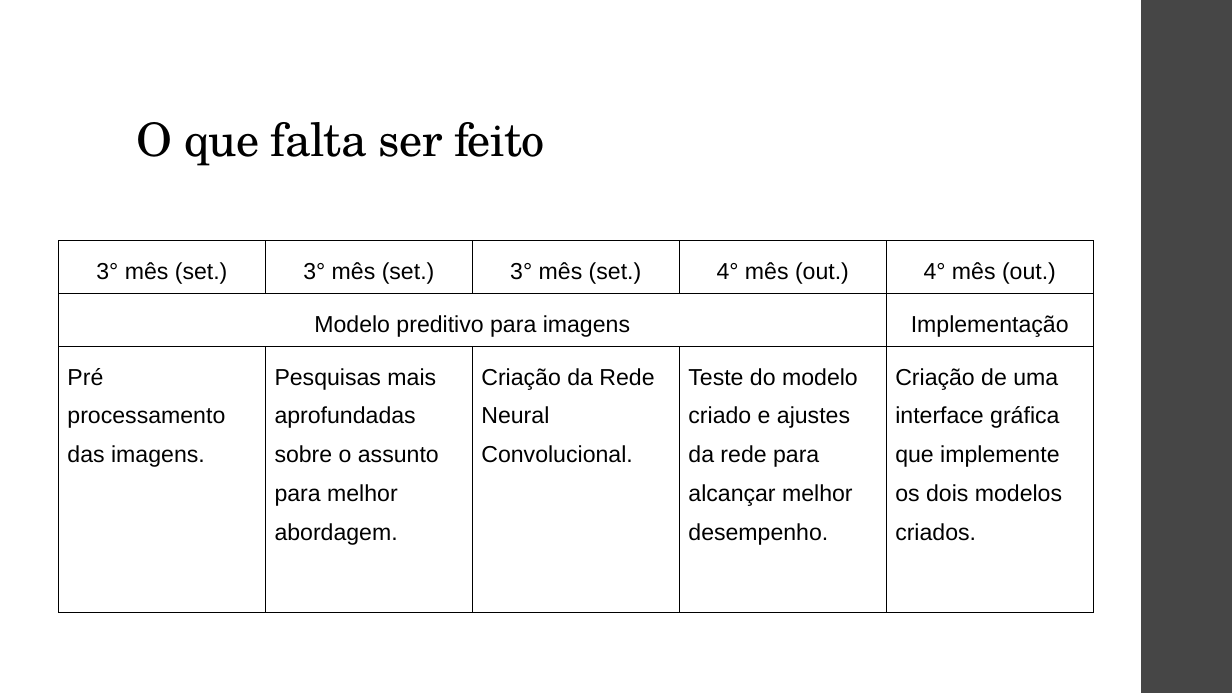
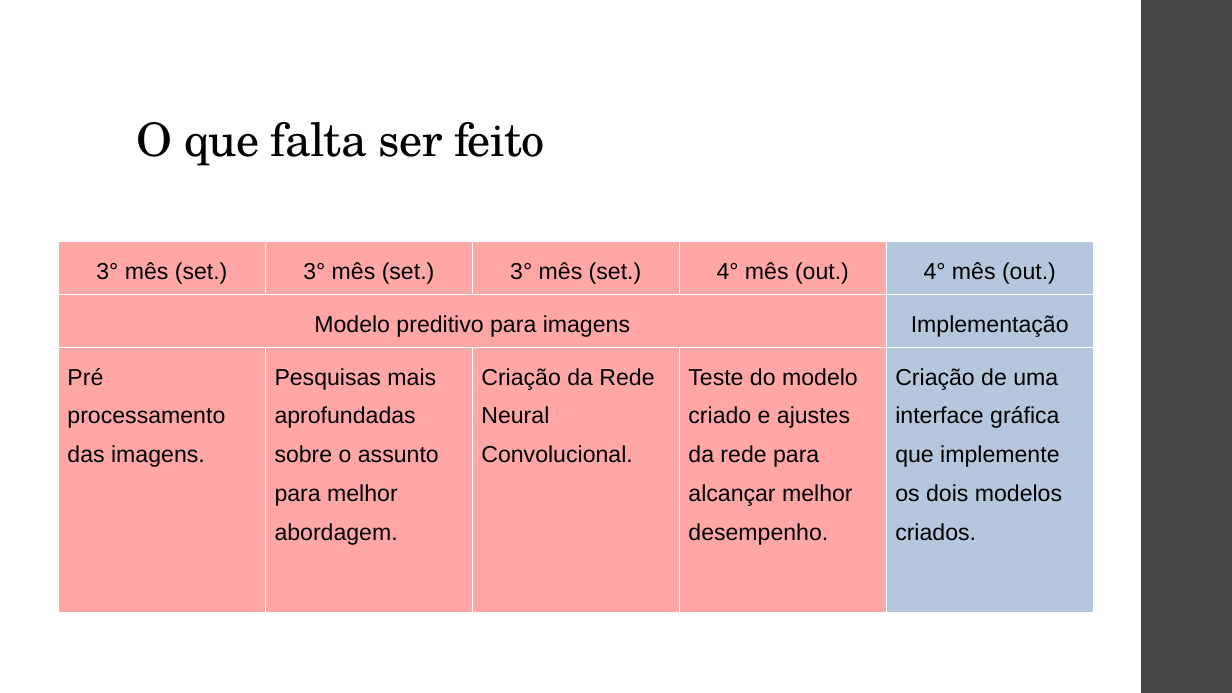
Before and after one commit to ViniPilan/avc-modeling, a slide deck: slide 19 of apresentação.odp (slide 18 before the commit). Drawn at 1232x693 pixels with LibreOffice and Linux fonts; fonts in the diff are those of the drawing. Boxes give left, top, right and bottom in pixels: in the first picture for what was removed or moved away, otherwise in the second. Text is boxed around its words. In the diff, an @@ line names an element or a change of style, - is before the commit and + after.

```diff
--- a/apresentação.odp
+++ b/apresentação.odp
@@ table at [58, 240, 1093, 612] @@
@@ fill none to #FFA6A6 in 9 cells @@
@@ fill none to #B4C7DC in 3 cells @@
@@ borders changed @@
```
Also in this commit, not shown: 5 other slides changed, 1 slide added, 2 other files.
